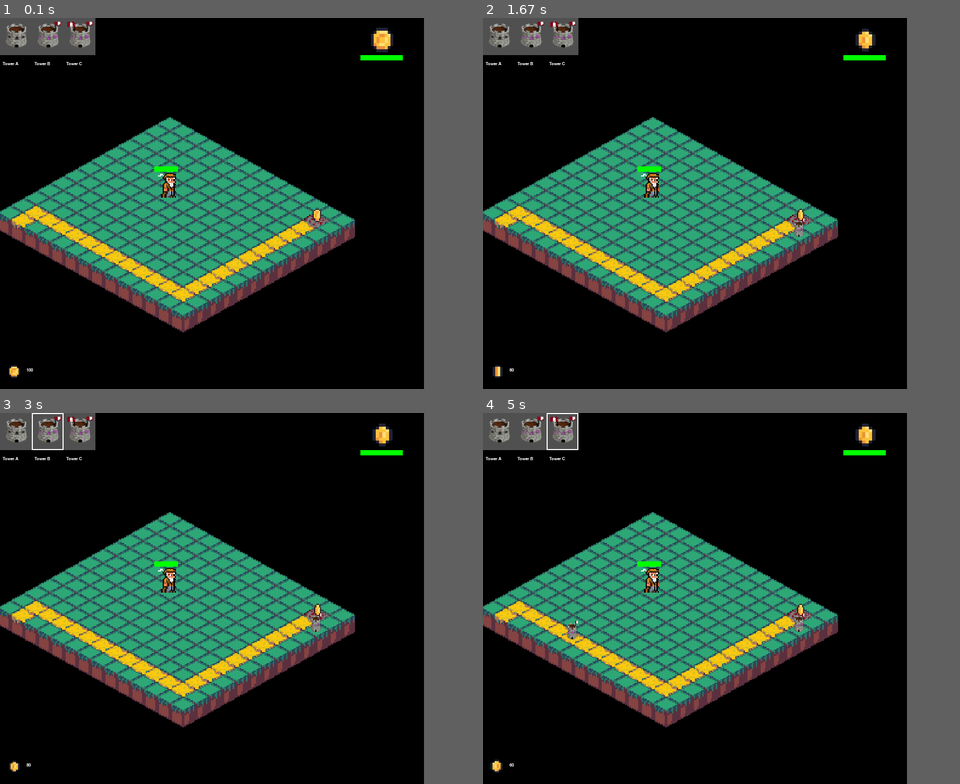
Above: before the commit, frames 1-4 (two rows, left to right).
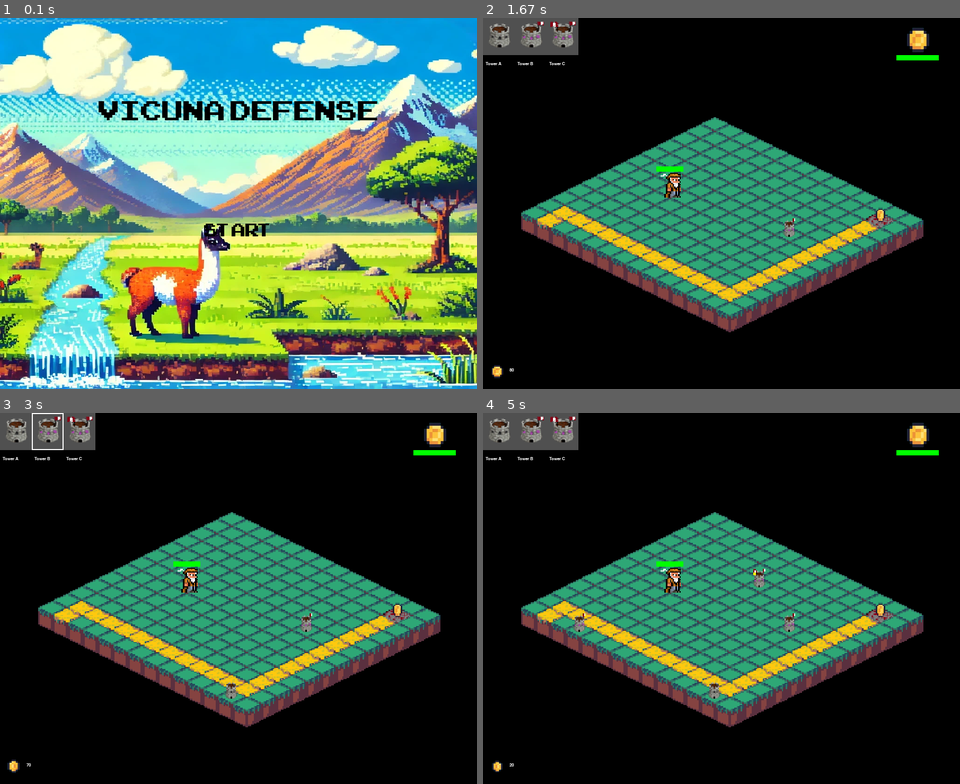
Above: after the commit, the same moments.

Repository: brei005/PYGAME
Game: pygame game, started from main.py
Two runs of this game, one before a commit and one after it. Both use one fixed random seed, a clock stepped at 60 frames per second and the inputs below.
Inputs (mouse positions are in pixels of both pictures, inside the frame that each line leads up to):
- Up to frame 1 (0.1 s): no input
- Up to frame 2 (1.67 s): tap Enter at 0.33 s; click (726, 229) at 0.72 s; click (530, 36) at 1.05 s; click (778, 236) at 1.38 s
- Up to frame 3 (3 s): click (14, 431) at 1.72 s; click (214, 694) at 2.05 s; click (47, 431) at 2.88 s
- Up to frame 4 (5 s): click (564, 635) at 3.72 s; click (564, 431) at 4.55 s; click (740, 583) at 4.88 s
The window is 800x700 before the commit and 900x700 after it. Grey fills any space a smaller window leaves; there, only what the larger window draws over its background counts as a difference.

The runs differ from the first frame. In frame 1, 96% of the frame differs, in the area x 0-100%, y 0-100%; in frame 2, 27%; in frame 3, 27%; in frame 4, 27%.

Commit message:
Avance brei 1-12

Diff:
--- a/base.py
+++ b/clases/base.py
@@ -1,6 +1,6 @@
 import pygame as pg
-from animation import Animation
-from settings import *
+from clases.animation import Animation
+from clases.settings import *
 
 class Base:
     def __init__(self, position, image_paths, health=100):
--- a/enemy.py
+++ b/clases/enemy.py
@@ -1,5 +1,5 @@
 import pygame as pg
-from settings import *
+from clases.settings import *
 
 class Enemy:
     def __init__(self, grid_position, texture_path, reward=10, health=100):
--- a/game.py
+++ b/clases/game.py
@@ -1,20 +1,24 @@
 # game.py
 import pygame as pg
 import sys
-from settings import *
-from mapa import Mapa
-from tower import *
-from sidebar import Sidebar
-from enemy import *
-from player import *
-from animation import *
-from base import *
+from clases.settings import *
+from clases.mapa import Mapa
+from clases.tower import *
+from clases.sidebar import Sidebar
+from clases.enemy import *
+from clases.player import *
+from clases.animation import *
+from clases.base import *
+from clases.startScreen import *
 class Game:
     def __init__(self):
         pg.init()
         self.screen = pg.display.set_mode(RES)
         self.clock = pg.time.Clock()
         self.display = pg.Surface(DISPLAY_SIZE)
+        self.font_title = pg.font.Font("font/ARCADECLASSIC.ttf", 72)  # Fuente grande para el título
+        self.font_option = pg.font.Font("font/ARCADECLASSIC.ttf", 48)  # Fuente mediana para la opción "Start"
+
         self.font = pg.font.Font(None, 12)
         # Nivel actual
         self.current_level = 1
@@ -22,6 +26,14 @@
         self.towers = []  # Lista para almacenar torres
         self.selected_tower = None
         self.projectiles = []
+        # Pantalla de inicio
+        # Inicializar la pantalla de inicio con fondo
+        self.start_screen = StartScreen(
+            screen=self.screen,
+            font_title=self.font_title,
+            font_option=self.font_option,
+            background_path="assets/fondos/fondoInicio2.jpg"  # Ruta del fondo
+        )
         self.base = Base(
             position=self.mapa.base_position,
             image_paths=[
@@ -209,9 +221,16 @@
 
         # Actualizar la pantalla
         pg.display.flip()
-
+    def show_start_screen(self):
+        """Muestra la pantalla de inicio hasta que se presione una tecla."""
+        while True:
+            if self.start_screen.handle_events():  # Salir al presionar una tecla
+                break
+            self.start_screen.draw()  # Dibujar la pantalla de inicio
+            self.clock.tick(FPS)
 
     def run(self):
+        self.show_start_screen()
         while True:
             self.check_events()
             self.update()
--- a/mapa.py
+++ b/clases/mapa.py
@@ -1,7 +1,7 @@
 # mapa.py
 import pygame as pg
-from settings import *
-from animation import *
+from clases.settings import *
+from clases.animation import *
 
 class Mapa:
     def __init__(self, filename):
@@ -54,8 +54,8 @@
             for x, tile in enumerate(row):  # Iterar columnas (x)
                 if tile in self.textures:
                     # Coordenadas del bloque en pantalla con gap aplicado
-                    block_x = 130 + x * (10 + GAP_x) - y * (10 + GAP_x)
-                    block_y = 80 + x * (5 + GAP_y) + y * (5 + GAP_y)
+                    block_x = INICIO_X + x * (10 + GAP_x) - y * (10 + GAP_x)
+                    block_y = INICIO_Y + x * (5 + GAP_y) + y * (5 + GAP_y)
                     display.blit(self.textures[tile], (block_x, block_y))
                     # Coordenadas del texto
                     #self.draw_text(f"{x},{y}", block_x + 5, block_y + 5, display=display)
@@ -91,8 +91,8 @@
         for y, row in enumerate(self.map_data):
             for x, tile in enumerate(row):
                 # Coordenadas del bloque con gap aplicado
-                block_x = 130 + x * (10 + GAP_x) - y * (10 + GAP_x)
-                block_y = 80 + x * (5 + GAP_y) + y * (5 +GAP_y)
+                block_x = INICIO_X + x * (10 + GAP_x) - y * (10 + GAP_x)
+                block_y = INICIO_Y + x * (5 + GAP_y) + y * (5 +GAP_y)
 
                 # Coordenadas de los vértices del bloque (isométrico)
                 top = (block_x, block_y)
--- a/settings.py
+++ b/clases/settings.py
@@ -1,6 +1,8 @@
 # settings.py
-RES = (800, 700)
+RES = (900, 700)
 FPS = 60
+INICIO_X=160
+INICIO_Y=80
 GAP_x = 1  # Espacio horizontal entre bloques
 GAP_y = 1  # Espacio vertical entre bloques
 DISPLAY_SIZE = (350, 300)
--- /dev/null
+++ b/clases/startScreen.py
@@ -0,0 +1,76 @@
+import pygame as pg
+
+class StartScreen:
+    def __init__(self, screen, font_title, font_option, background_path):
+        """
+        Clase para manejar la pantalla de inicio.
+        - `screen`: Pantalla principal donde se dibuja.
+        - `font_title`: Fuente para el título.
+        - `font_option`: Fuente para la opción "Start".
+        - `background_path`: Ruta de la imagen del fondo.
+        """
+        self.screen = screen
+        self.font_title = font_title
+        self.font_option = font_option
+        self.title = "VICUNA DEFENSE"
+        self.option = "Start"
+        self.title_color = (0, 0, 0)  # Color del título
+        self.option_color = (0, 0, 0)  # Color de la opción no seleccionada
+        self.highlight_color = (0, 255, 0)  # Color de la opción seleccionada
+        self.selected = False  # Estado para destacar "Start"
+        self.clock = pg.time.Clock()
+
+        # Cargar y escalar la imagen de fondo
+        self.background = pg.image.load(background_path).convert()
+        self.background = pg.transform.scale(self.background, self.screen.get_size())
+
+    def handle_events(self):
+        """
+        Maneja los eventos de la pantalla de inicio.
+        Retorna True si el jugador selecciona "Start".
+        """
+        for event in pg.event.get():
+            if event.type == pg.QUIT:
+                pg.quit()
+                exit()
+            elif event.type == pg.KEYDOWN:
+                if event.key == pg.K_RETURN:  # Presionar Enter
+                    return True
+            elif event.type == pg.MOUSEBUTTONDOWN:
+                if self.is_mouse_over_option():  # Clic sobre "Start"
+                    return True
+        return False
+
+    def is_mouse_over_option(self):
+        """
+        Verifica si el mouse está sobre la opción "Start".
+        """
+        mouse_pos = pg.mouse.get_pos()
+        option_surface = self.font_option.render(self.option, True, self.option_color)
+        option_rect = option_surface.get_rect(center=(self.screen.get_width() // 2, self.screen.get_height() // 2 + 50))
+        return option_rect.collidepoint(mouse_pos)
+
+    def draw(self):
+        """Dibuja la pantalla de inicio."""
+        # Dibujar el fondo
+        self.screen.blit(self.background, (0, 0))
+
+        # Dibujar el título
+        title_surface = self.font_title.render(self.title, True, self.title_color)
+        title_rect = title_surface.get_rect(center=(self.screen.get_width() // 2, self.screen.get_height() // 4))
+        self.screen.blit(title_surface, title_rect)
+
+        # Dibujar la opción "Start"
+        option_surface = self.font_option.render(self.option, True, self.highlight_color if self.is_mouse_over_option() else self.option_color)
+        option_rect = option_surface.get_rect(center=(self.screen.get_width() // 2, self.screen.get_height() // 2 + 50))
+        self.screen.blit(option_surface, option_rect)
+
+        pg.display.flip()
+
+    def show(self):
+        """Muestra la pantalla de inicio hasta que se seleccione 'Start'."""
+        while True:
+            if self.handle_events():  # Verificar si se selecciona "Start"
+                break
+            self.draw()
+            self.clock.tick(60)
--- a/tower.py
+++ b/clases/tower.py
@@ -1,9 +1,9 @@
-from settings import *
+from clases.settings import *
 import pygame as pg
 import math
-from enemy import *
+from clases.enemy import *
 import time
-from projectile import *
+from clases.projectile import *
 class Tower:
     def __init__(self, position, image, range=50, damage=10, attack_speed=1.0):
         """
@@ -19,8 +19,8 @@
 
     def draw(self, display):
         """Dibuja la torre en la pantalla."""
-        block_x = 130 + self.position[0] * (10 + GAP_x) - self.position[1] * (10 + GAP_x)
-        block_y = 80 + self.position[0] * (5 + GAP_y) + self.position[1] * (5 + GAP_y)
+        block_x = INICIO_X + self.position[0] * (10 + GAP_x) - self.position[1] * (10 + GAP_x)
+        block_y = INICIO_Y + self.position[0] * (5 + GAP_y) + self.position[1] * (5 + GAP_y)
         display.blit(self.image, (block_x + 4, block_y - 8))  # Ajustar la torre para que quede encima
     def attack(self, enemy, projectiles):
         """
@@ -29,8 +29,8 @@
         current_time = time.time()  # Obtiene el tiempo actual en segundos
         if current_time - self.last_attack_time >= self.attack_speed:
             # Verificar si el enemigo está dentro del rango
-            tower_x = 130 + self.position[0] * (10 + GAP_x) - self.position[1] * (10 + GAP_x)
-            tower_y = 80 + self.position[0] * (5 + GAP_y) + self.position[1] * (5 + GAP_y)
+            tower_x = INICIO_X + self.position[0] * (10 + GAP_x) - self.position[1] * (10 + GAP_x)
+            tower_y = INICIO_Y+ self.position[0] * (5 + GAP_y) + self.position[1] * (5 + GAP_y)
             enemy_x, enemy_y = enemy.get_screen_position()
 
             distance = math.sqrt((tower_x - enemy_x)**2 + (tower_y - enemy_y)**2)
--- a/main.py
+++ b/main.py
@@ -1,5 +1,5 @@
 # main.py
-from game import Game
+from clases.game import Game
 
 if __name__ == '__main__':
     game = Game()
Binary file added: assets/fondos/fondoInicio.jpg
Binary file added: assets/fondos/fondoInicio2.jpg
Renamed: animation.py -> clases/animation.py
Renamed: player.py -> clases/player.py
Renamed: projectile.py -> clases/projectile.py
Renamed: sidebar.py -> clases/sidebar.py
Binary file added: font/ARCADECLASSIC.TTF
Binary file added: font/Exquisite Corpse.ttf
